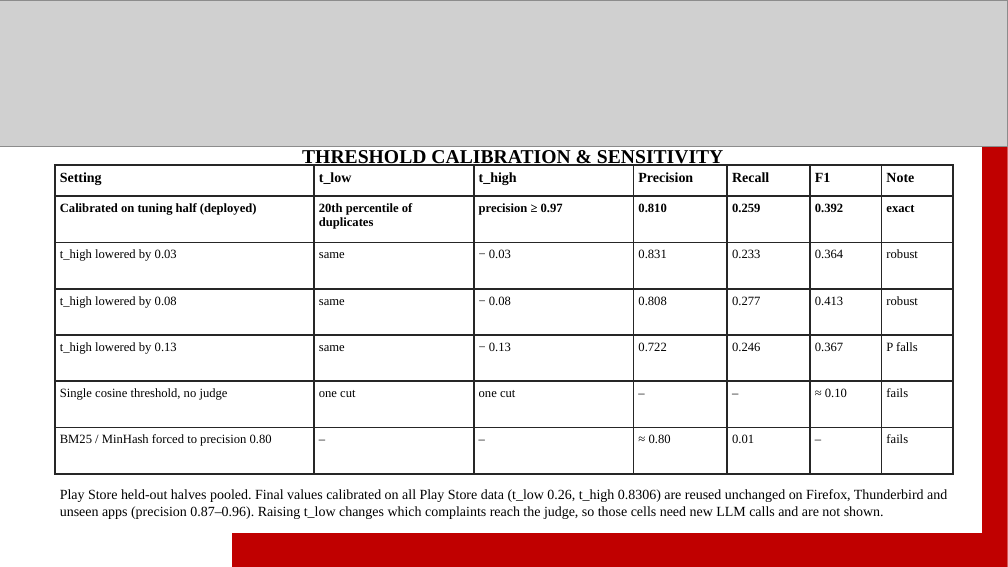
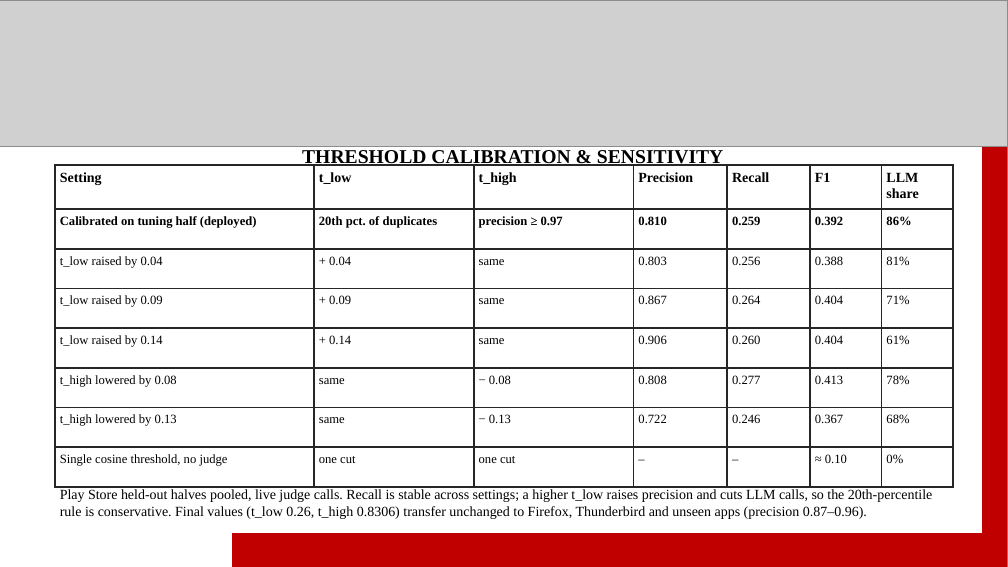
Before and after one commit to sanyyyyoo/InsightDesk, a slide deck: slide 12 of reports/ppt/InsightDesk_final.pptx. Drawn at 1008x567 pixels with LibreOffice and Linux fonts; fonts in the diff are those of the drawing; grey boxes stand for pictures. Boxes give left, top, right and bottom in pixels: in the first picture for what was removed or moved away, otherwise in the second. Text is boxed around its words. In the diff, an @@ line names an element or a change of style, - is before the commit and + after.

```diff
--- a/reports/ppt/InsightDesk_final.pptx
+++ b/reports/ppt/InsightDesk_final.pptx
@@ table at [54, 165, 954, 474] @@
-row 1: Setting | t_low | t_high | Precision | Recall | F1 | Note
-row 2: Calibrated on tuning half (deployed) | 20th percentile of duplicates | precision ≥ 0.97 | 0.810 | 0.259 | 0.392 | exact
-row 3: t_high lowered by 0.03 | same | − 0.03 | 0.831 | 0.233 | 0.364 | robust
-row 4: t_high lowered by 0.08 | same | − 0.08 | 0.808 | 0.277 | 0.413 | robust
-row 5: t_high lowered by 0.13 | same | − 0.13 | 0.722 | 0.246 | 0.367 | P falls
-row 6: Single cosine threshold, no judge | one cut | one cut | – | – | ≈ 0.10 | fails
-row 7: BM25 / MinHash forced to precision 0.80 | – | – | ≈ 0.80 | 0.01 | – | fails
+row 1: Setting | t_low | t_high | Precision | Recall | F1 | LLM share
+row 2: Calibrated on tuning half (deployed) | 20th pct. of duplicates | precision ≥ 0.97 | 0.810 | 0.259 | 0.392 | 86%
+row 3: t_low raised by 0.04 | + 0.04 | same | 0.803 | 0.256 | 0.388 | 81%
+row 4: t_low raised by 0.09 | + 0.09 | same | 0.867 | 0.264 | 0.404 | 71%
+row 5: t_low raised by 0.14 | + 0.14 | same | 0.906 | 0.260 | 0.404 | 61%
+row 6: t_high lowered by 0.08 | same | − 0.08 | 0.808 | 0.277 | 0.413 | 78%
+row 7: t_high lowered by 0.13 | same | − 0.13 | 0.722 | 0.246 | 0.367 | 68%
+row 8: Single cosine threshold, no judge | one cut | one cut | – | – | ≈ 0.10 | 0%
@@ text at [60, 489, 932, 519]: text changed @@
-Play Store held-out halves pooled. Final values calibrated on all Play Store data (t_low 0.26, t_high 0.8306) are reused unchanged on Firefox, Thunderbird and unseen apps (precision 0.87–0.96). Raising t_low changes which complaints reach the judge, so those cells need new LLM calls and are not shown.
+Play Store held-out halves pooled, live judge calls. Recall is stable across settings; a higher t_low raises precision and cuts LLM calls, so the 20th-percentile rule is conservative. Final values (t_low 0.26, t_high 0.8306) transfer unchanged to Firefox, Thunderbird and unseen apps (precision 0.87–0.96).
```
Also in this commit, not shown: 2 other files.
